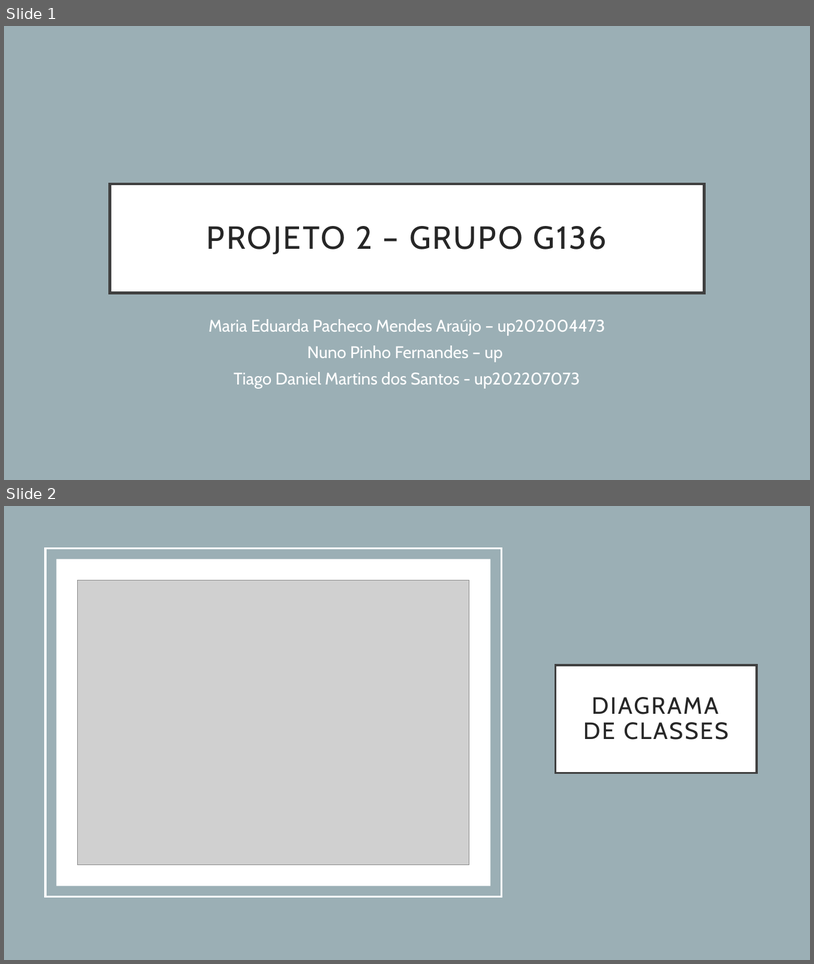
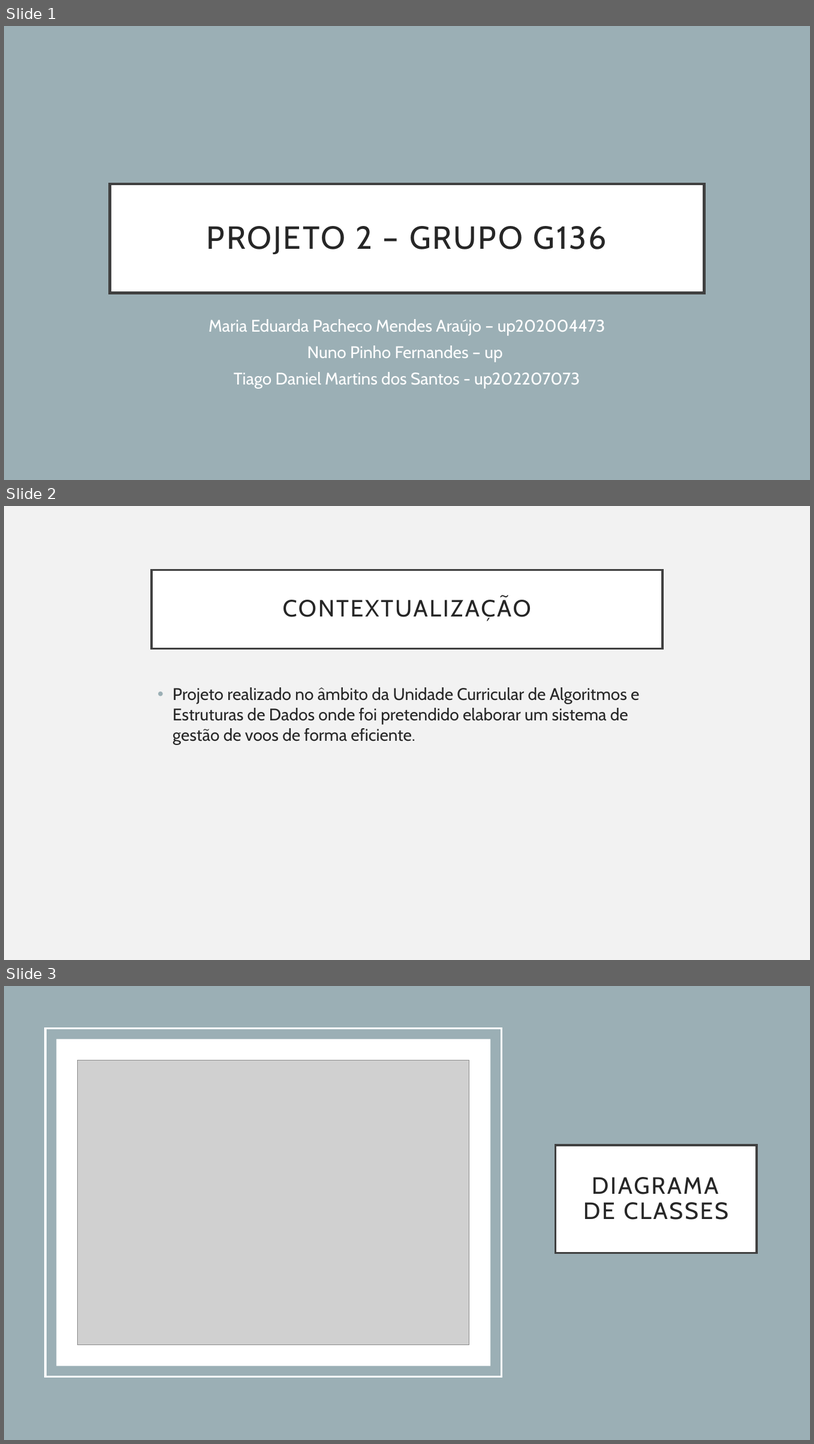
Before and after one commit to Eduarda34/FEUP-AED-23.24-Proj2, a slide deck: PPT/Apresentação.pptx. Shown one above the other, each under a label of ours: slides 1 and 2 before the commit, slides 1, 2 and 3 after it. The pictures are 814x964 and 814x1444 pixels, drawn with LibreOffice and Linux fonts; fonts in the diff are those of the drawing; grey boxes stand for pictures. Boxes give left, top, right and bottom in pixels: in the first picture for what was removed or moved away, otherwise in the second. Text is boxed around its words. In the diff, an @@ line names an element or a change of style, - is before the commit and + after.

```diff
--- a/PPT/Apresentação.pptx
+++ b/PPT/Apresentação.pptx
@@ slide 2 added at (x1=4, y1=506, x2=810, y2=960), background #F2F2F2 @@
@@ title added at (x1=152, y1=570, x2=663, y2=648), fill #FFFFFF, outline #404040 2.5 pt, 28 pt, text #262626 @@
+CONTEXTUALIZAÇÃO
@@ text added at (x1=173, y1=687, x2=639, y2=744), 20 pt, text #262626 @@
+• Projeto realizado no âmbito da Unidade Curricular de Algoritmos e Estruturas de Dados onde foi pretendido elaborar um sistema de gestão de voos de forma eficiente.
@@ what was slide 2 is now slide 3 @@
```
Also in this commit, not shown: 51 other files.
